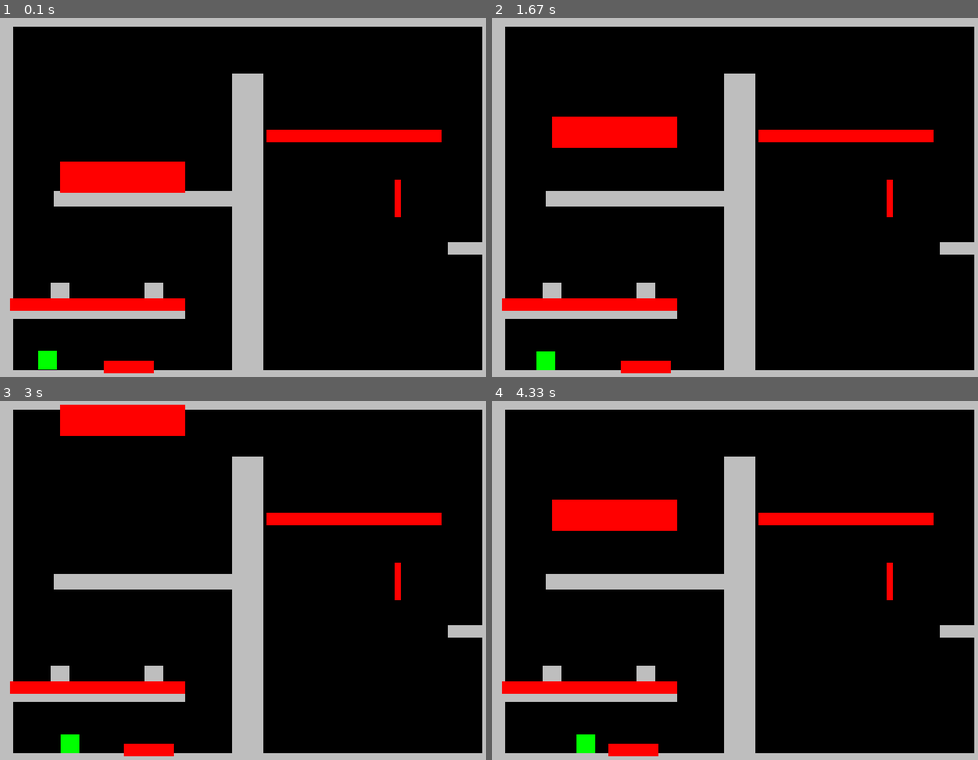
Above: before the commit, frames 1-4 (two rows, left to right).
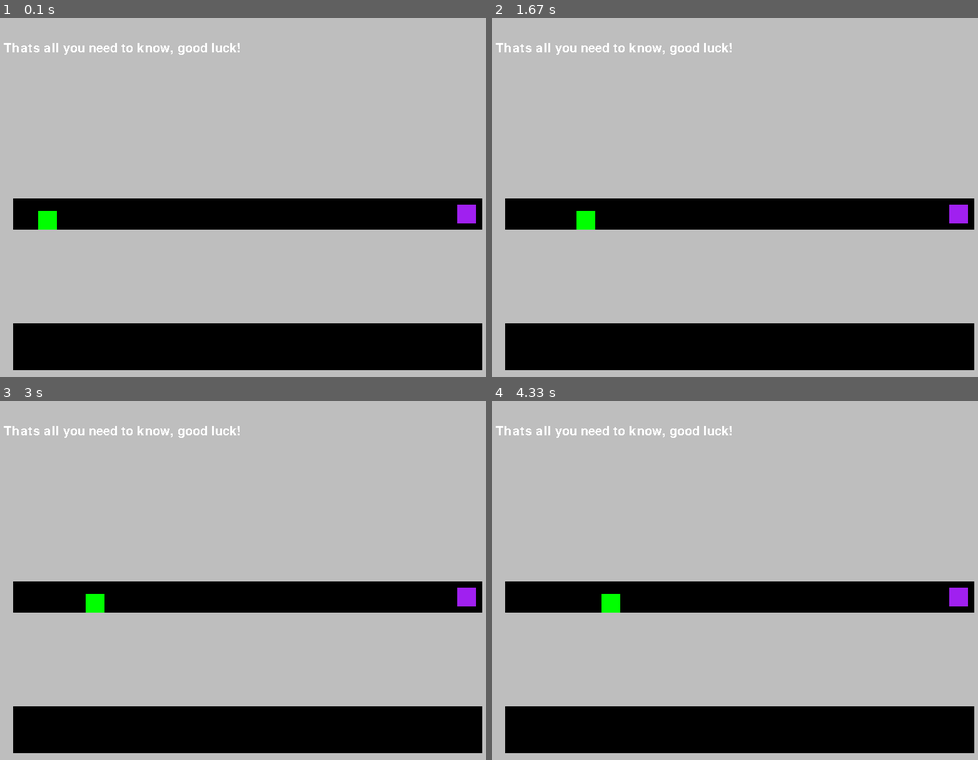
Above: after the commit, the same moments.

Repository: MagicalKarp74/Pygame-Project
Game: pygame game, started from Main.py
Same seed, same stepped clock (60 frames per second), same inputs: the game is played once before the commit and once after it.
Inputs:
- Up to frame 1 (0.1 s): no input
- Up to frame 2 (1.67 s): hold Right 0.33-0.8 s; hold Right 0.83-1.3 s; hold Left from 1.33 s (still down)
- Up to frame 3 (3 s): release Left at 1.87 s; hold Left 1.9-2.3 s; hold Right 2.33-2.97 s
- Up to frame 4 (4.33 s): hold Left 3-3.47 s; hold Right 3.5-3.97 s; hold Right from 4 s (still down)

The runs differ from the first frame. In frame 1, 69% of the frame differs, in the area x 0-100%, y 2-99%; in frame 2, 69%; in frame 3, 69%, in the area x 0-100%, y 1-99%; in frame 4, 69%.

Commit message:
Update Main.py

Diff:
--- a/Main.py
+++ b/Main.py
@@ -23,7 +23,7 @@
 
 font=pygame.font.Font(None,30)
 
-lv_index = 6
+lv_index = 5
 
 lv_texts = ["Left and right arrow keys to move :D purple portal takes you to the next level!","Z to jump, and double ju …(268 unchanged characters)…
 
@@ -340,7 +340,7 @@
 lv_3_4_platform = Terrain("Gray",80,250,650,400)
 lv_4_1_platform = Terrain("Gray",250,200,100,550)
 lv_4_2_platform = Terrain("Gray",250,200,700,550)
-lv_5_1_platform = lv_0_1_platform
+lv_5_1_platform = Terrain("Gray",800,150,400,425)
 lv_6_1_platform = Terrain("Gray",50,500,400,350)
 lv_6_2_platform = Terrain("gray",300,25,150,480)
 lv_6_3_platform = Terrain("Gray",300,25,240,300)
